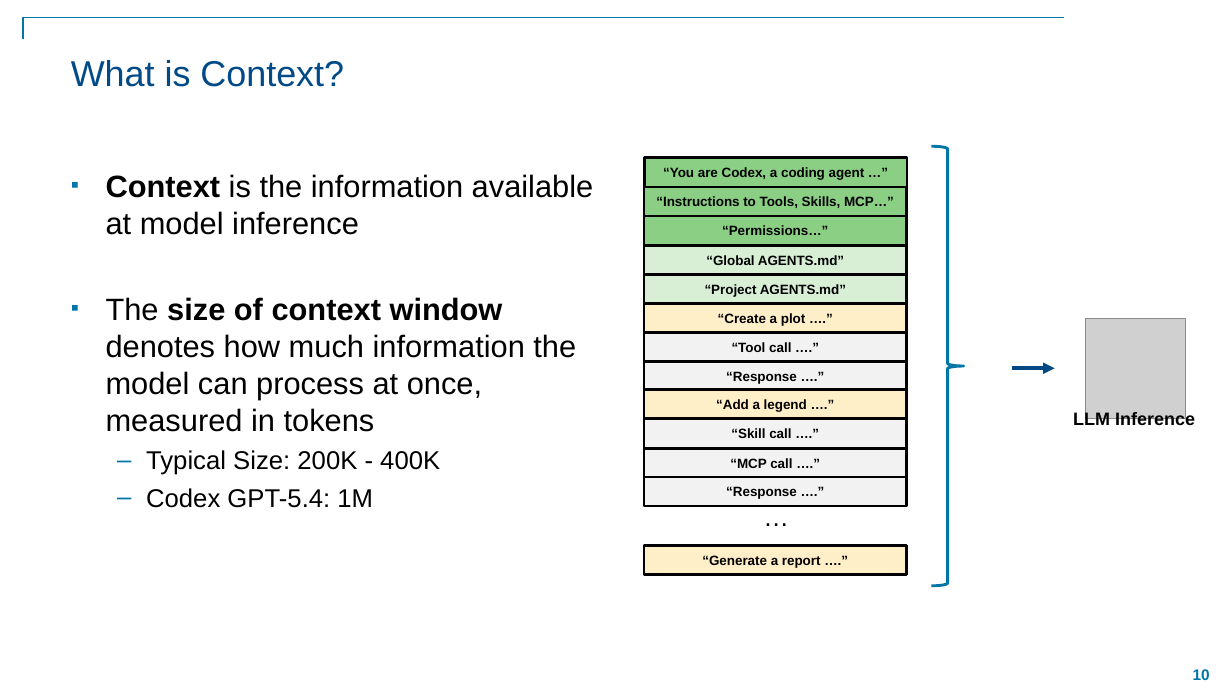
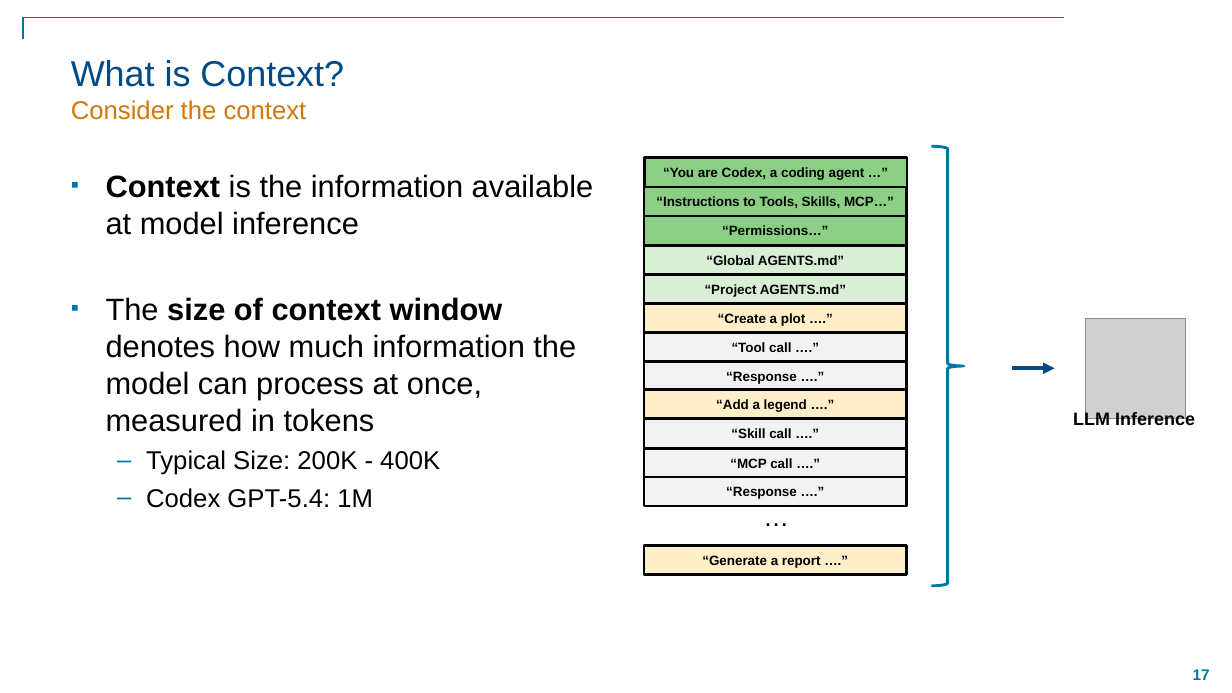
Before and after one commit to eoldewage/transform-your-workflows-with-agents, a slide deck: slide 17 of Transform Your Workflow with Agents in MATLAB.pptx (slide 10 before the commit). Drawn at 1232x693 pixels with LibreOffice and Linux fonts; fonts in the diff are those of the drawing; grey boxes stand for pictures; background and template pictures are left out. Boxes give left, top, right and bottom in pixels: in the first picture for what was removed or moved away, otherwise in the second. Text is boxed around its words. In the diff, an @@ line names an element or a change of style, - is before the commit and + after.

```diff
--- a/Transform Your Workflow with Agents in MATLAB.pptx
+++ b/Transform Your Workflow with Agents in MATLAB.pptx
@@ title at (71, 60, 344, 120): text changed; size 28 to 20 pt; text colour #004B87 to #D27809 @@
-What is Context?
+What is Context?
+Consider the context
@@ page number at (1193, 669, 1210, 680): text changed @@
-10
+17
```
Also in this commit, not shown: 6 other slides changed, 3 slides added.
